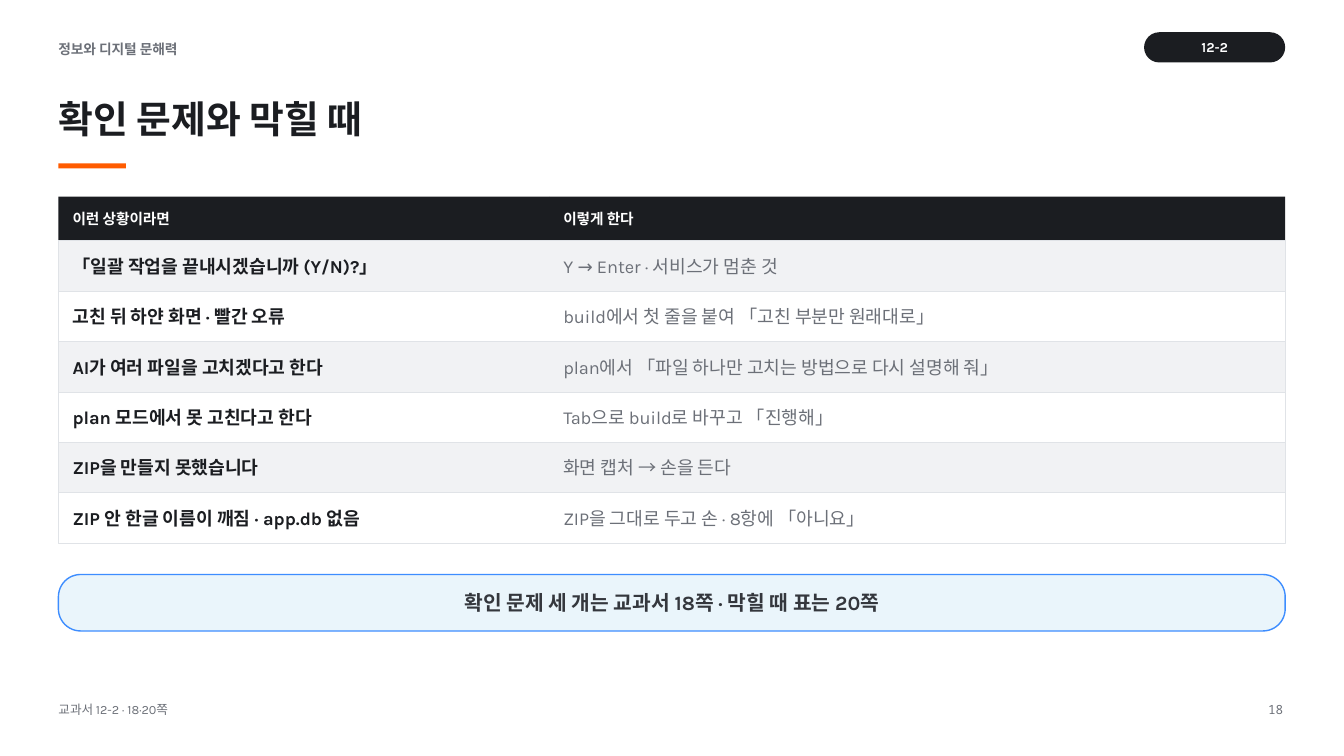
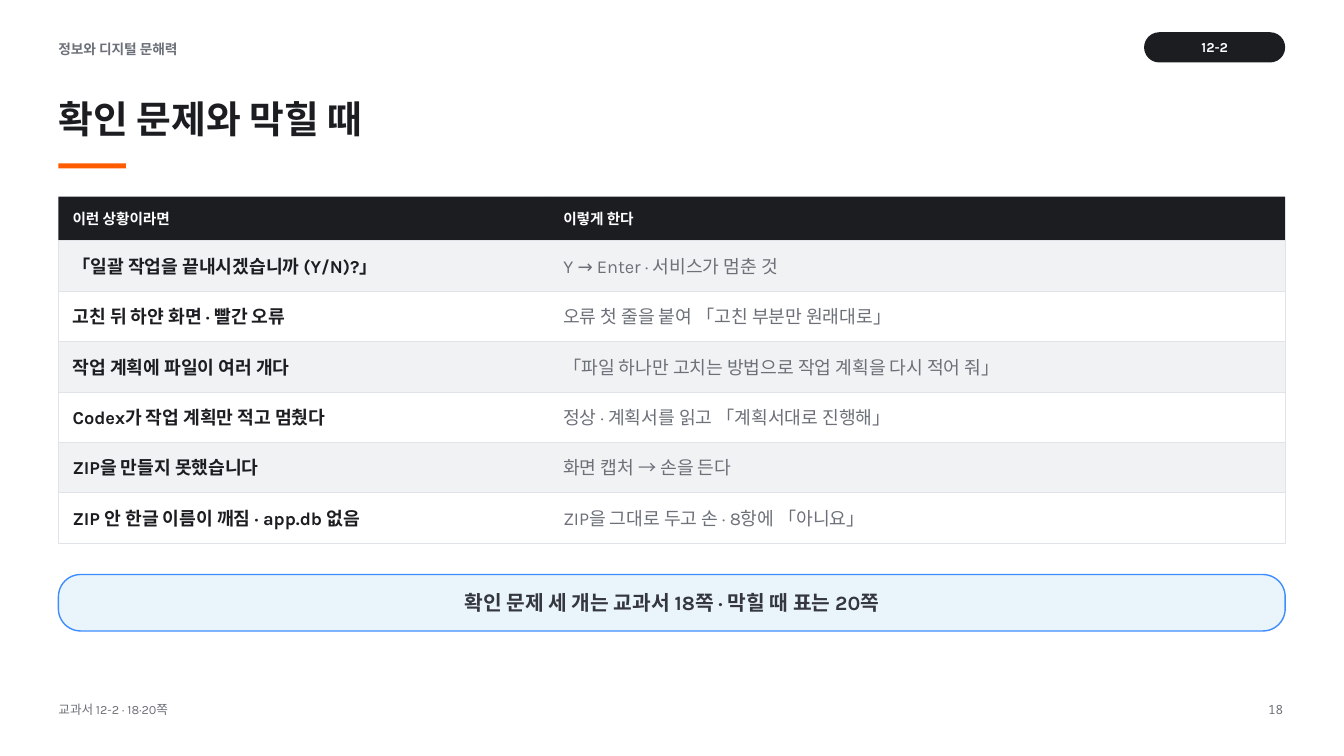
Before and after one commit to vcl-korea/2026-2nd-semester__jdh, a slide deck: slide 18 of 12/ppt/12-2_사용자_흐름_테스트와_제출_ZIP_연습.pptx. Drawn at 1344x756 pixels with LibreOffice and Linux fonts; fonts in the diff are those of the drawing. Boxes give left, top, right and bottom in pixels: in the first picture for what was removed or moved away, otherwise in the second. Text is boxed around its words. In the diff, an @@ line names an element or a change of style, - is before the commit and + after.

```diff
--- a/12/ppt/12-2_사용자_흐름_테스트와_제출_ZIP_연습.pptx
+++ b/12/ppt/12-2_사용자_흐름_테스트와_제출_ZIP_연습.pptx
@@ text at (563, 307, 891, 325): text changed @@
-build에서 첫 줄을 붙여 「고친 부분만 원래대로」
+오류 첫 줄을 붙여 「고친 부분만 원래대로」
@@ text at (73, 358, 289, 376): text changed @@
-AI가 여러 파일을 고치겠다고 한다
+작업 계획에 파일이 여러 개다
@@ text at (563, 358, 1000, 376): text changed @@
-plan에서 「파일 하나만 고치는 방법으로 다시 설명해 줘」
+「파일 하나만 고치는 방법으로 작업 계획을 다시 적어 줘」
@@ text at (73, 408, 325, 426): text changed @@
-plan 모드에서 못 고친다고 한다
+Codex가 작업 계획만 적고 멈췄다
@@ text at (563, 408, 890, 426): text changed @@
-Tab으로 build로 바꾸고 「진행해」
+정상 · 계획서를 읽고 「계획서대로 진행해」
```
Also in this commit, not shown: 14 other slides changed, 57 other files.
